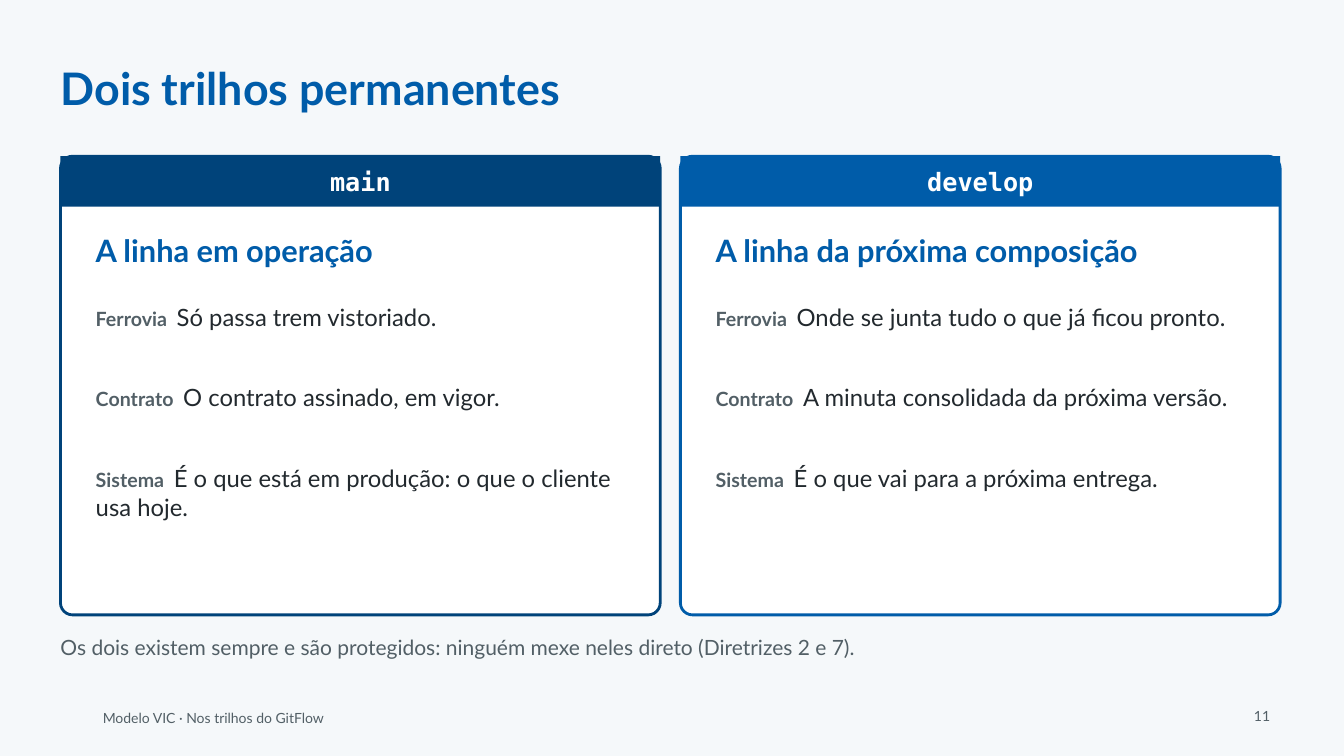
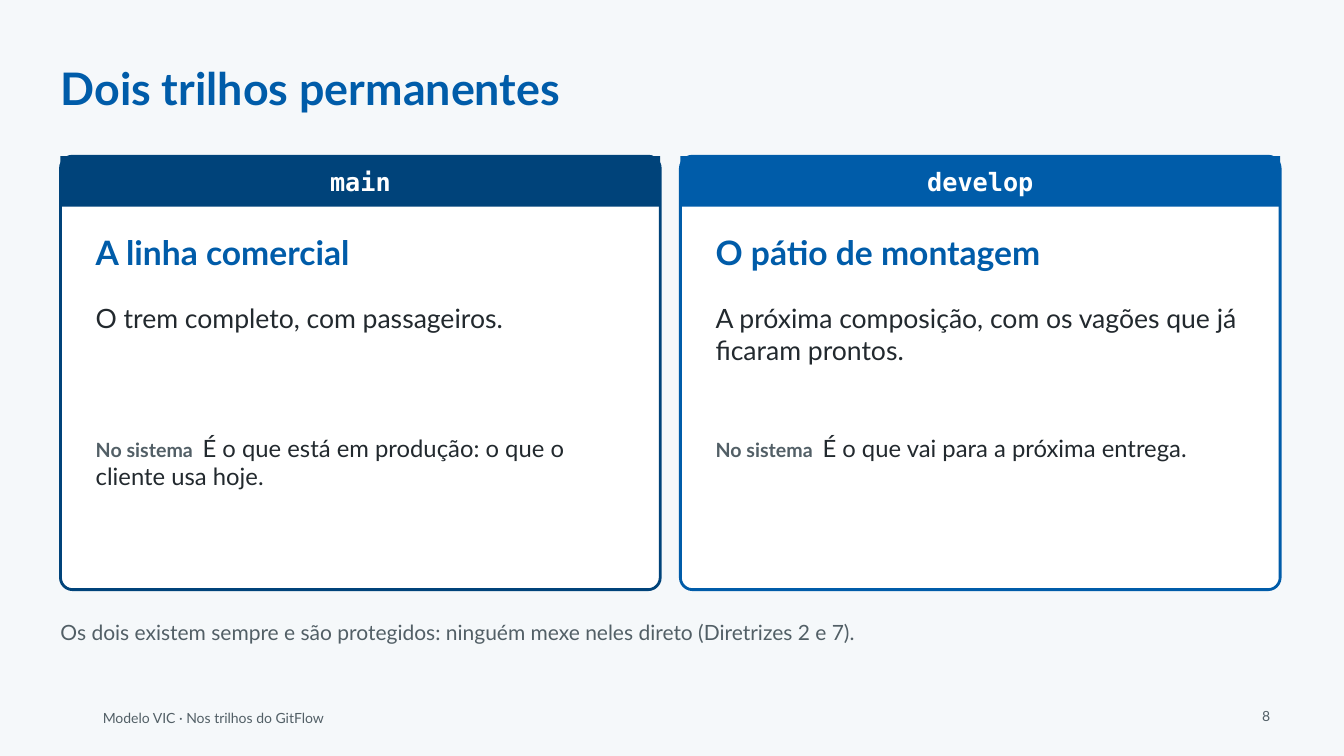
Before and after one commit to andromarcio/modelo-vic, a slide deck: slide 8 of treinamento/oficina-nos-trilhos/1-slides-nos-trilhos.pptx (slide 11 before the commit). Drawn at 1344x756 pixels with LibreOffice and Linux fonts; fonts in the diff are those of the drawing; background and template pictures are left out. Boxes give left, top, right and bottom in pixels: in the first picture for what was removed or moved away, otherwise in the second. Text is boxed around its words. In the diff, an @@ line names an element or a change of style, - is before the commit and + after.

```diff
--- a/treinamento/oficina-nos-trilhos/1-slides-nos-trilhos.pptx
+++ b/treinamento/oficina-nos-trilhos/1-slides-nos-trilhos.pptx
@@ rounded rectangle: place and size @@
-rounded rectangle at <box>60,156,660,615</box>
+rounded rectangle at <box>60,156,660,590</box>
@@ rounded rectangle at <box>60,156,660,590</box>: proportions changed @@
@@ rounded rectangle at <box>681,156,1280,590</box>: proportions changed @@
@@ rounded rectangle: place and size @@
-rounded rectangle at <box>681,156,1280,615</box>
+rounded rectangle at <box>681,156,1280,590</box>
@@ text at <box>96,240,349,266</box>: text changed; size 22 to 24 pt @@
-A linha em operação
+A linha comercial
@@ text at <box>716,240,1040,271</box>: text changed; size 22 to 24 pt @@
-A linha da próxima composição
+O pátio de montagem
@@ text removed at <box>96,308,436,330</box> @@
-Ferrovia Só passa trem vistoriado.
@@ text added at <box>96,308,503,333</box>, 19 pt, text #22292E @@
+O trem completo, com passageiros.
@@ text removed at <box>716,308,1226,331</box> @@
-Ferrovia Onde se junta tudo o que já ficou pronto.
@@ text added at <box>716,308,1237,365</box>, 19 pt, text #22292E @@
+A próxima composição, com os vagões que já ficaram prontos.
@@ text removed at <box>96,388,500,411</box> @@
-Contrato O contrato assinado, em vigor.
@@ text removed at <box>716,388,1228,410</box> @@
-Contrato A minuta consolidada da próxima versão.
@@ text at <box>96,436,565,490</box>: text changed @@
-Sistema É o que está em produção: o que o cliente usa hoje.
+No sistema É o que está em produção: o que o cliente usa hoje.
@@ text at <box>716,436,1187,462</box>: text changed @@
-Sistema É o que vai para a próxima entrega.
+No sistema É o que vai para a próxima entrega.
@@ text "Os dois existem sempre e ...": place and size @@
-text "Os dois existem sempre e ..." at <box>60,639,855,659</box>
+text "Os dois existem sempre e ..." at <box>60,624,855,644</box>
@@ page number at <box>1262,711,1270,721</box>: text changed @@
-11
+8
```
Also in this commit, not shown: 27 other slides changed, 8 slides added, 6 slides removed, 8 other files.
